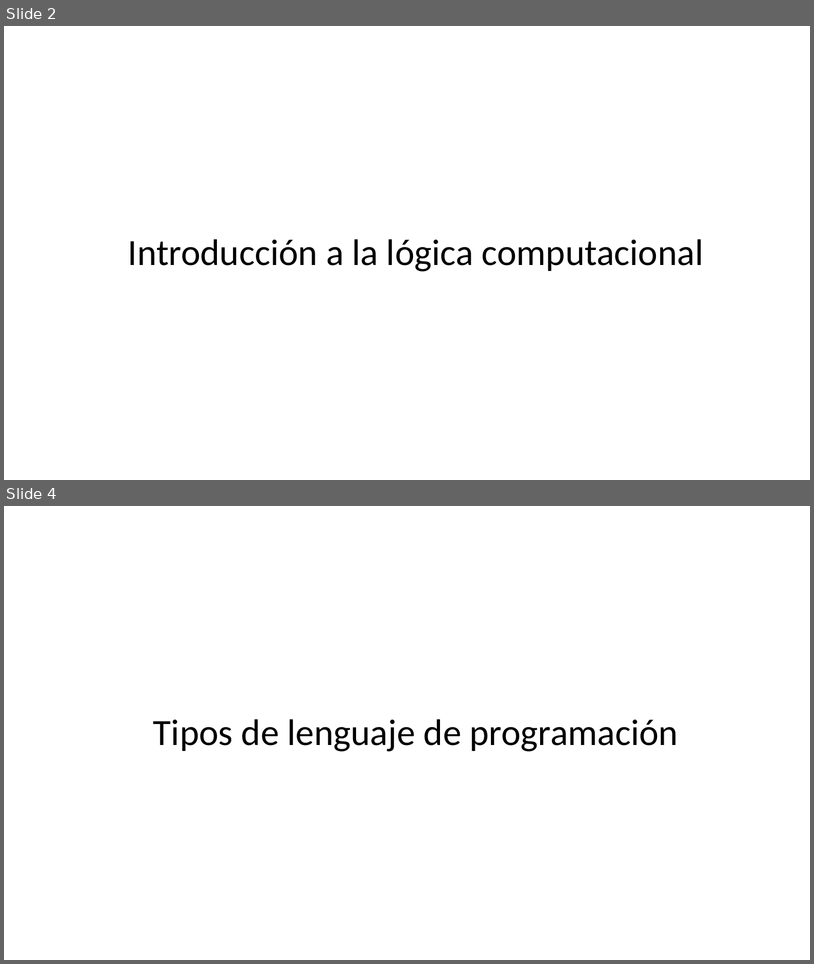
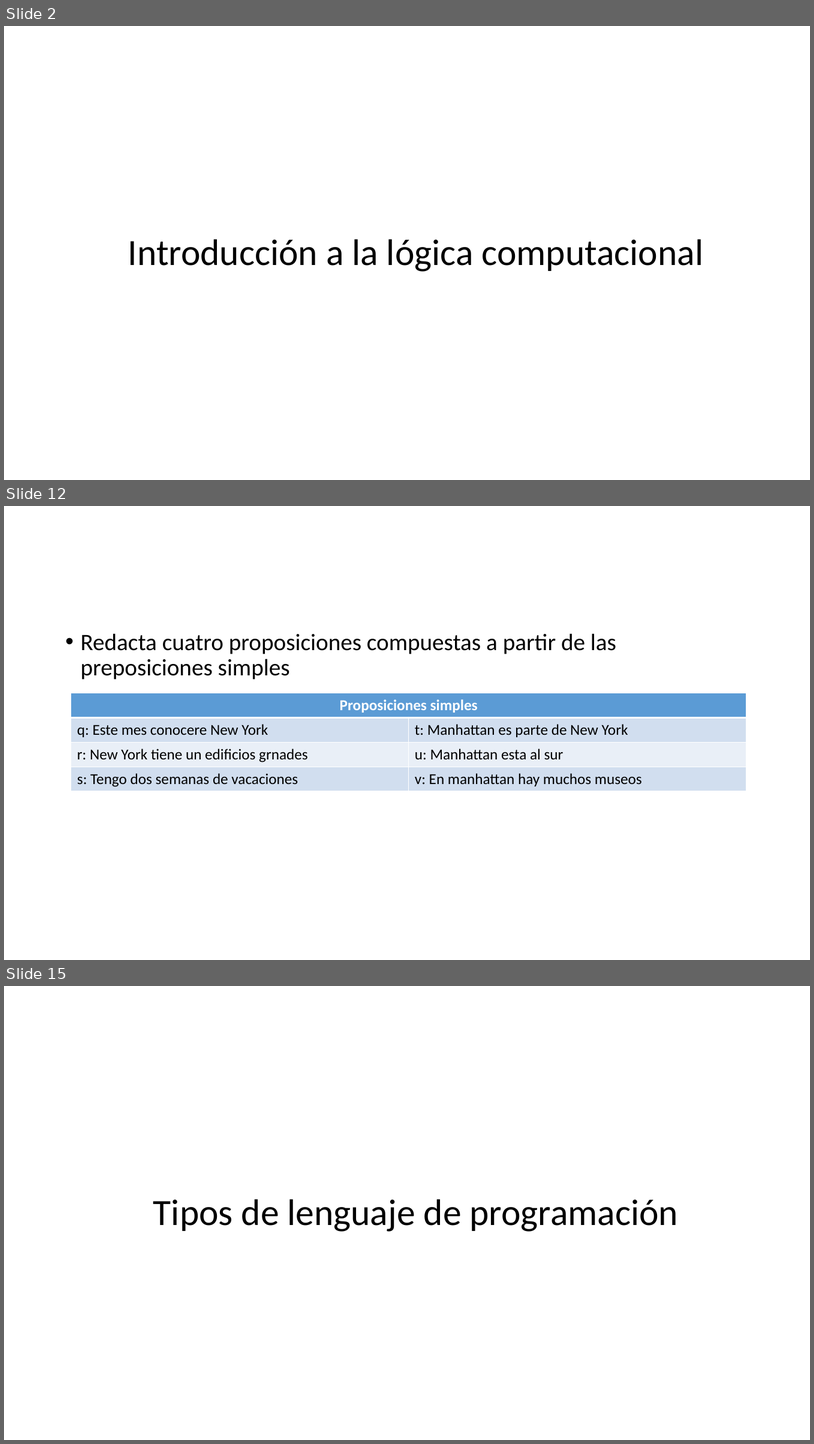
Before and after one commit to jcontrolresearch/StructuredProgramming, a slide deck: Slides/Chapter1-Overview/[1.1]Programming_Lenguages.pptx. Shown one above the other, each under a label of ours: slides 2 and 4 before the commit, slides 2, 12 and 15 after it; the slides between them are not shown. The pictures are 814x964 and 814x1444 pixels, drawn with LibreOffice and Linux fonts; fonts in the diff are those of the drawing. Boxes give left, top, right and bottom in pixels: in the first picture for what was removed or moved away, otherwise in the second. Text is boxed around its words. In the diff, an @@ line names an element or a change of style, - is before the commit and + after.

```diff
--- a/Slides/Chapter1-Overview/[1.1]Programming_Lenguages.pptx
+++ b/Slides/Chapter1-Overview/[1.1]Programming_Lenguages.pptx
@@ slide 12 added at <box>4,506,810,960</box>, background #FFFFFF @@
@@ text added at <box>81,633,617,679</box>, 28 pt, text #000000 @@
+• Redacta cuatro proposiciones compuestas a partir de las preposiciones simples
@@ table added at <box>71,693,747,790</box>, 4 rows, 2 columns @@
+Proposiciones simples | 
+q: Este mes conocere New York | t: Manhattan es parte de New York
+r: New York tiene un edificios grnades | u: Manhattan esta al sur
+s: Tengo dos semanas de vacaciones | v: En manhattan hay muchos museos
@@ what was slide 4 is now slide 15 @@
```
Also in this commit, not shown: 11 other slides added, 1 slide removed.
